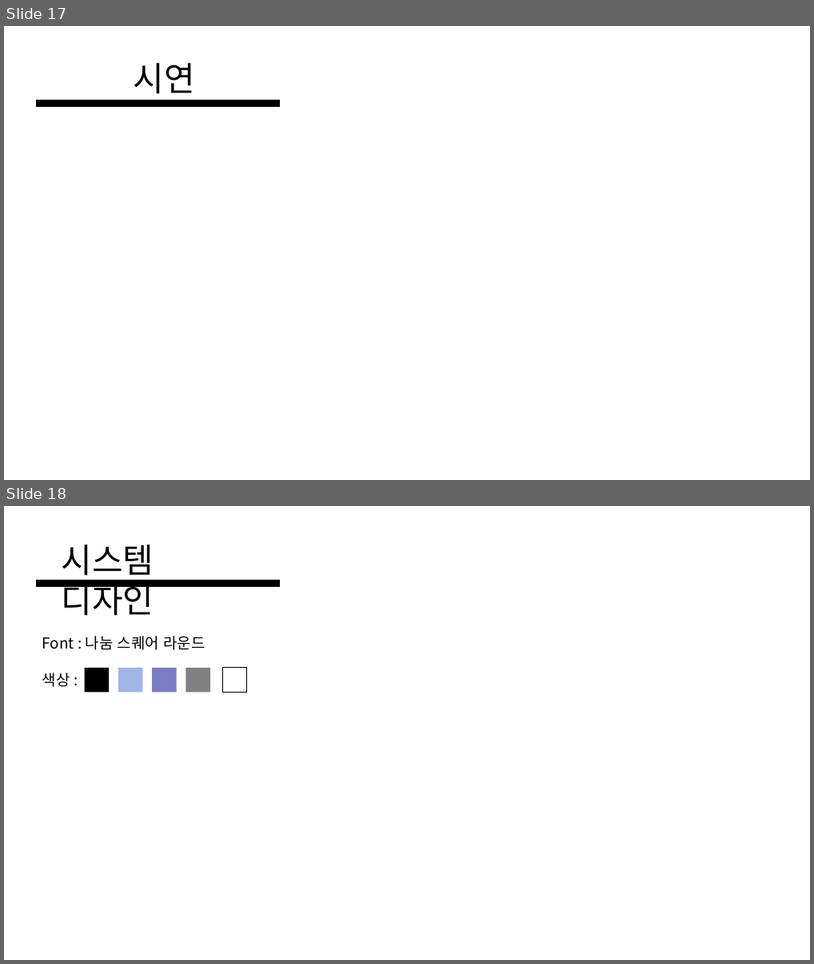
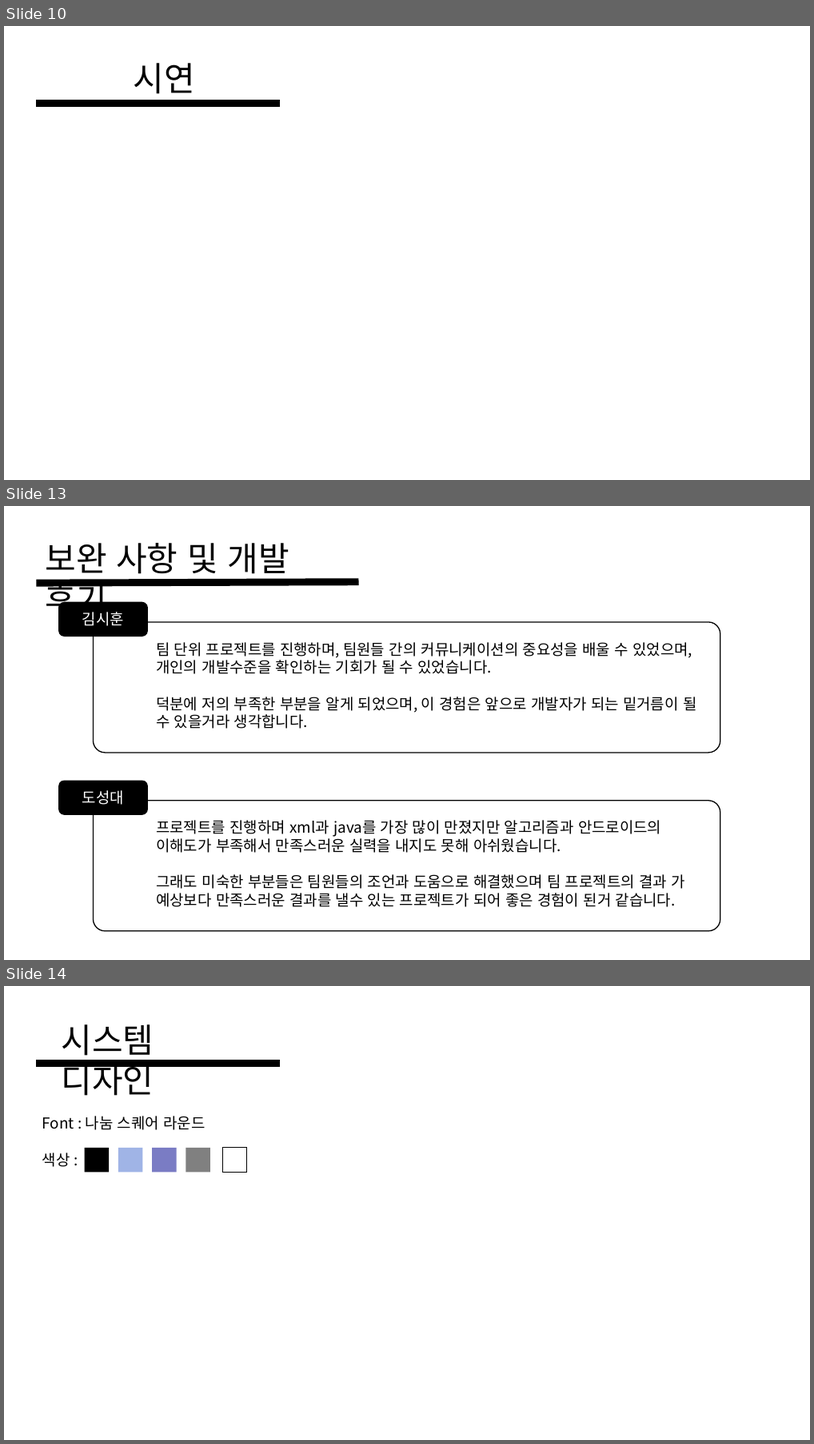
Before and after one commit to dltpgh98/CASS, a slide deck: TEAM CASS Projet ppt.pptx. Shown one above the other, each under a label of ours: slides 17 and 18 before the commit, slides 10, 13 and 14 after it; the slides between them are not shown. The pictures are 814x964 and 814x1444 pixels, drawn with LibreOffice and Linux fonts; fonts in the diff are those of the drawing. Boxes give left, top, right and bottom in pixels: in the first picture for what was removed or moved away, otherwise in the second. Text is boxed around its words. In the diff, an @@ line names an element or a change of style, - is before the commit and + after.

Commit message:
완성본
입니다. ㅎ

```diff
--- a/TEAM CASS Projet ppt.pptx
+++ b/TEAM CASS Projet ppt.pptx
@@ slide 13 added at [4,506,810,960], background #FFFFFF @@
@@ text added at [45,543,290,620], 40 pt, text #000000 @@
+보완 사항 및 개발 후기
@@ line added from (36, 583) to (359, 582), #000000 8.5 pt @@
@@ rounded rectangle added at [58,601,148,636], fill #000000, 18 pt, text #FFFFFF @@
+김시훈
@@ rounded rectangle added at [93,622,721,753], outline #000000 1.25 pt, 18 pt, text #000000 @@
+팀 단위 프로젝트를 진행하며, 팀원들 간의 커뮤니케이션의 중요성을 배울 수 있었으며,
+개인의 개발수준을 확인하는 기회가 될 수 있었습니다.
+덕분에 저의 부족한 부분을 알게 되었으며, 이 경험은 앞으로 개발자가 되는 밑거름이 될 수 있을거라 생각합니다.
@@ rounded rectangle added at [58,780,148,815], fill #000000, 18 pt, text #FFFFFF @@
+도성대
@@ rounded rectangle added at [93,800,721,931], outline #000000 1.25 pt, 18 pt, text #000000 @@
+프로젝트를 진행하며 xml과 java를 가장 많이 만졌지만 알고리즘과 안드로이드의 이해도가 부족해서 만족스러운 실력을 내지도 못해 아쉬웠습니다.
+그래도 미숙한 부분들은 팀원들의 조언과 도움으로 해결했으며 팀 프로젝트의 결과 가
+예상보다 만족스러운 결과를 낼수 있는 프로젝트가 되어 좋은 경험이 된거 같습니다.
@@ what was slide 17 is now slide 10 @@
@@ what was slide 18 is now slide 14 @@
```
Also in this commit, not shown: 1 slide changed, 2 other slides added, 24 other files.
